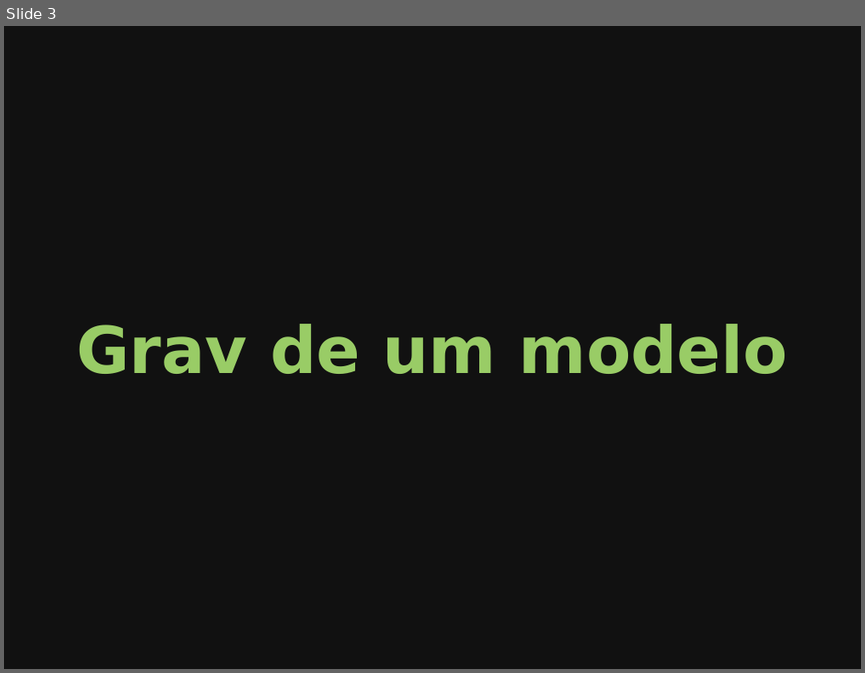
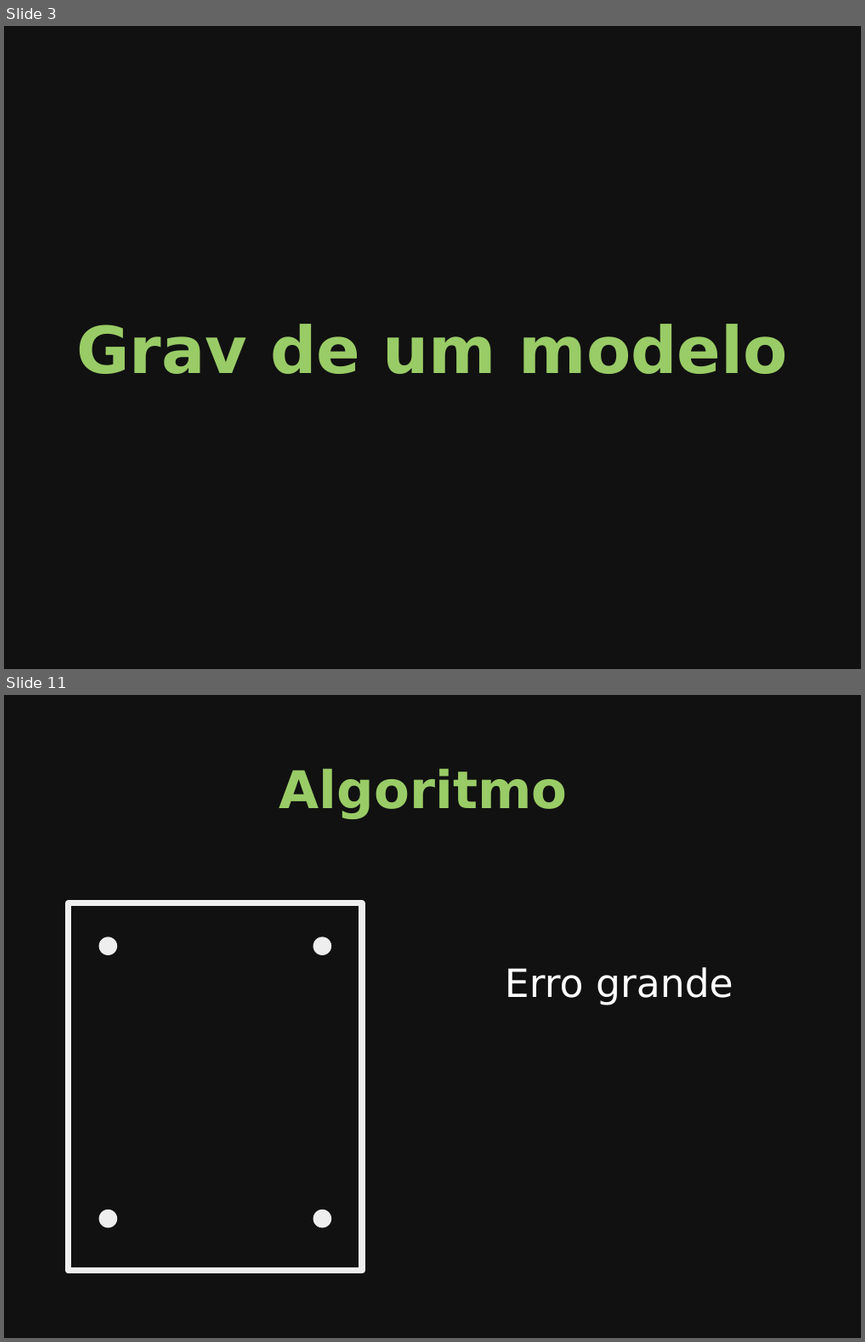
Before and after one commit to leouieda/seminario-on-2014, a slide deck: slides.odp. Shown one above the other, each under a label of ours: slide 3 before the commit, slides 3 and 11 after it; the slides between them are not shown. The pictures are 865x673 and 865x1342 pixels, drawn with LibreOffice and Linux fonts; fonts in the diff are those of the drawing. Boxes give left, top, right and bottom in pixels: in the first picture for what was removed or moved away, otherwise in the second. Text is boxed around its words. In the diff, an @@ line names an element or a change of style, - is before the commit and + after.

```diff
--- a/slides.odp
+++ b/slides.odp
@@ slide 11 added at (4, 695, 861, 1338), background #111111 @@
@@ title added at (279, 768, 568, 818), 48 pt, text #99CC66, bold @@
+Algoritmo
@@ rectangle added at (69, 903, 363, 1270), outline #EEEEEE 5.67 pt @@
@@ ellipse added at (99, 936, 118, 955), fill #EEEEEE @@
@@ ellipse added at (313, 936, 332, 955), fill #EEEEEE @@
@@ text added at (505, 967, 733, 1005), 36 pt, text #FFFFFF @@
+Erro grande
@@ ellipse added at (99, 1209, 118, 1228), fill #EEEEEE @@
@@ ellipse added at (313, 1209, 332, 1228), fill #EEEEEE @@
```
Also in this commit, not shown: 7 slides changed, 24 other slides added, 1 slide removed, 1 other file.
